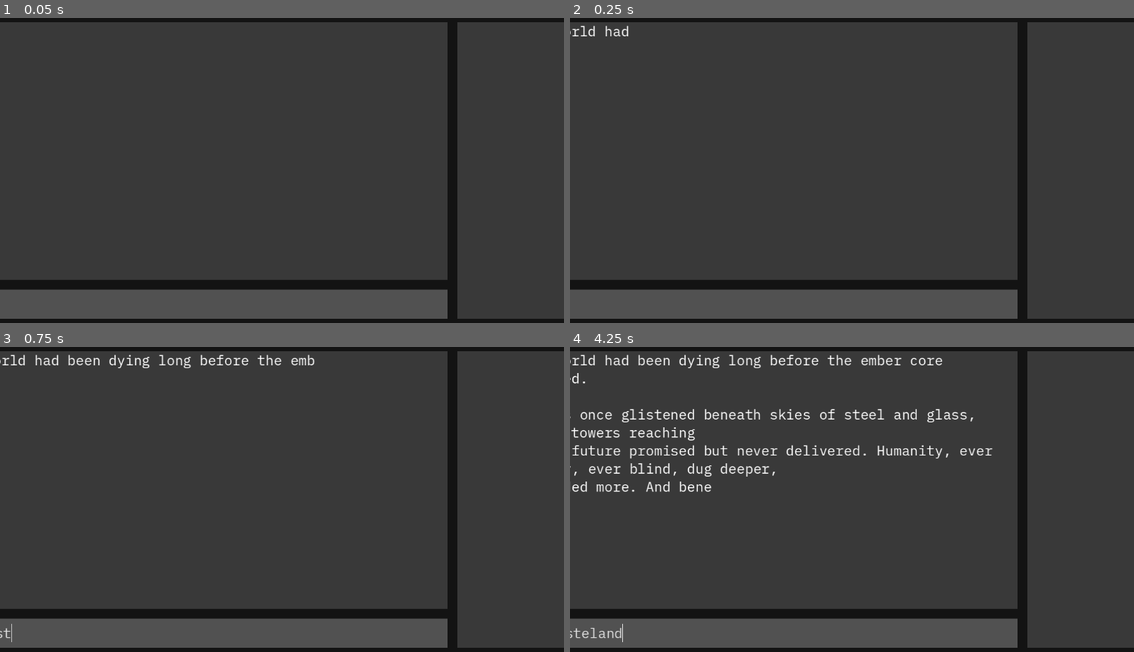
Above: before the commit, frames 1-4 (two rows, left to right).
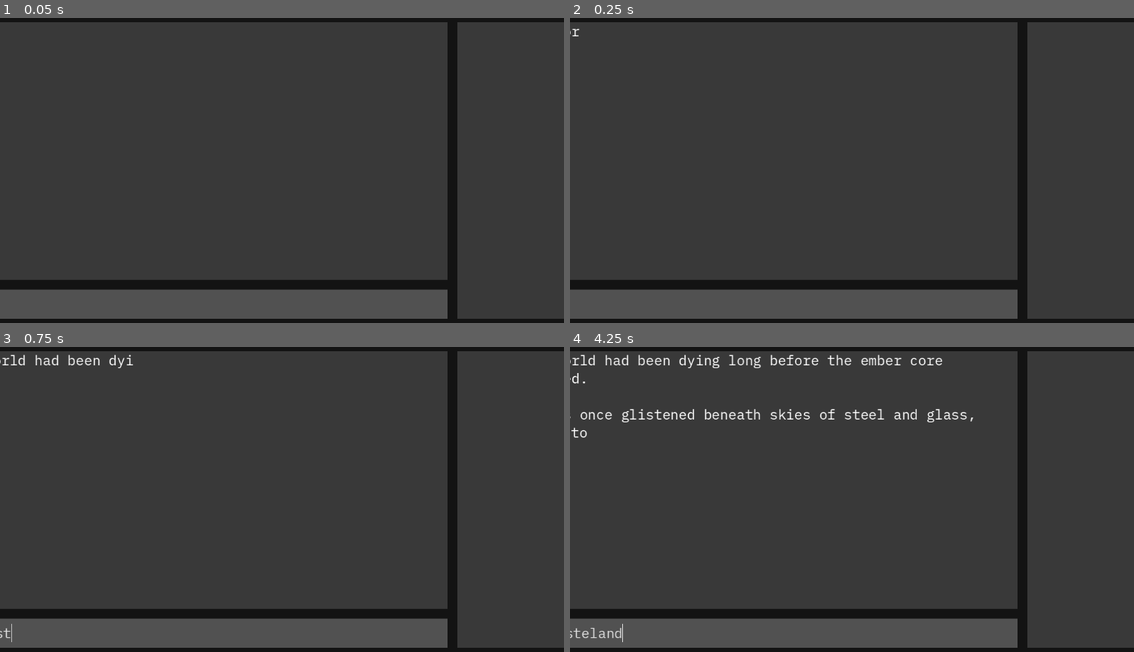
Above: after the commit, the same moments.

Repository: Gordope/CoT
Game: Godot game, scene res://control_(root).tscn
Same seed, same stepped clock (60 frames per second), same inputs: the game is played once before the commit and once after it.
Inputs (mouse positions are in pixels of both pictures, inside the frame that each line leads up to):
- Up to frame 1 (0.05 s): no input
- Up to frame 2 (0.25 s): no input
- Up to frame 3 (0.75 s): click (214, 633) at 0.52 s; type "Wasteland" at 0.6 s
- Up to frame 4 (4.25 s): no input

Frame 1 is identical in both runs. In frame 2, 0.1% of the frame differs, in the area x 1-11%, y 2-7%; in frame 3, 0.4%; in frame 4, 1.7%, in the area x 0-75%, y 26-48%.

Commit message:
Update special options

Diff:
--- a/control_(root).tscn
+++ b/control_(root).tscn
@@ -43,12 +43,12 @@
 room_name = "Wasteland"
 room_description = "The world around you is blurred, and the ringing in your ears is deafening. You try to push yourself up from the rubble. Everything hurts. You see a useful item under a piece of metal debris infront of you. You hear the voices of your crewmembers echo from the north."
 
-[node name="DestroyedConvoyRoom" parent="RoomManager" instance=ExtResource("3_2tqjk")]
+[node name="Wasteland2Room" parent="RoomManager" instance=ExtResource("3_2tqjk")]
 offset_left = 480.0
 offset_top = -395.0
 offset_right = 744.0
 offset_bottom = -295.0
-room_name = "Destroyed Convoy"
+room_name = "Wasteland2Room"
 room_description = "..."
 
 [node name="ShedRoom" parent="RoomManager" instance=ExtResource("3_2tqjk")]
--- a/globals/Types.gd
+++ b/globals/Types.gd
@@ -14,6 +14,7 @@
 const COLOR_SPEECH = Color("#c3ff94")
 const COLOR_LOCATION = Color("#faff94")
 const COLOR_SYSTEM = Color("#ffd394")
+const COLOR_SPECIAL = Color("#b4bdd9")
 
 func wrap_system_text(text: String) -> String:
 	return "[color=#%s]%s[/color]" % [COLOR_SYSTEM.to_html(), text]
@@ -29,3 +30,6 @@
 
 func wrap_item_text(text: String) -> String:
 	return "[color=#%s]%s[/color]" % [COLOR_ITEM.to_html(), text]
+
+func wrap_special_text(text: String) -> String:
+	return "[color=#%s]%s[/color]" % [COLOR_SPECIAL.to_html(), text]
--- a/input/input_response.gd
+++ b/input/input_response.gd
@@ -27,7 +27,7 @@
 func _on_show_text_timer_timeout() -> void:
 	if response_label.visible_characters < response_label.get_total_character_count():
 		response_label.visible_characters += 1
-		$ShowTextTimer.start(0.00001)
+		$ShowTextTimer.start(0.03)
 	else:
 		$ShowTextTimer.stop()  # Stop the timer when text is fully revealed
 		emit_signal("text_revealed")  # Emit the signal that the text is fully revealed
--- a/rooms/room.gd
+++ b/rooms/room.gd
@@ -95,11 +95,11 @@
 func get_special_description() -> String:
 	var option_string = ""
 	if option1_name != "":
-		option_string += " 1. " + option1_name + "\n"
+		option_string += Types.wrap_special_text("\n" + " 1. " + option1_name + "\n")
 	if option2_name != "":
-		option_string += " 2. " +option2_name + "\n"
+		option_string += Types.wrap_special_text(" 2. " +option2_name + "\n")
 	if option3_name != "":
-		option_string += " 3. " +option3_name
+		option_string += Types.wrap_special_text(" 3. " +option3_name)
 	return option_string
 
 func get_exit_description() -> String:
--- a/rooms/room_manager.gd
+++ b/rooms/room_manager.gd
@@ -17,7 +17,7 @@
 	var signal_jammer = load_item("SignalJammer")
 	$WastelandRoom.add_item(signal_jammer)
 
-	$WastelandRoom.connect_exit_unlocked("north", $DestroyedConvoyRoom)
+	$WastelandRoom.connect_exit_unlocked("north", $Wasteland2Room)
 
 	var reeve = load_npc("Reeve")
 	$WastelandRoom.add_npc(reeve)
